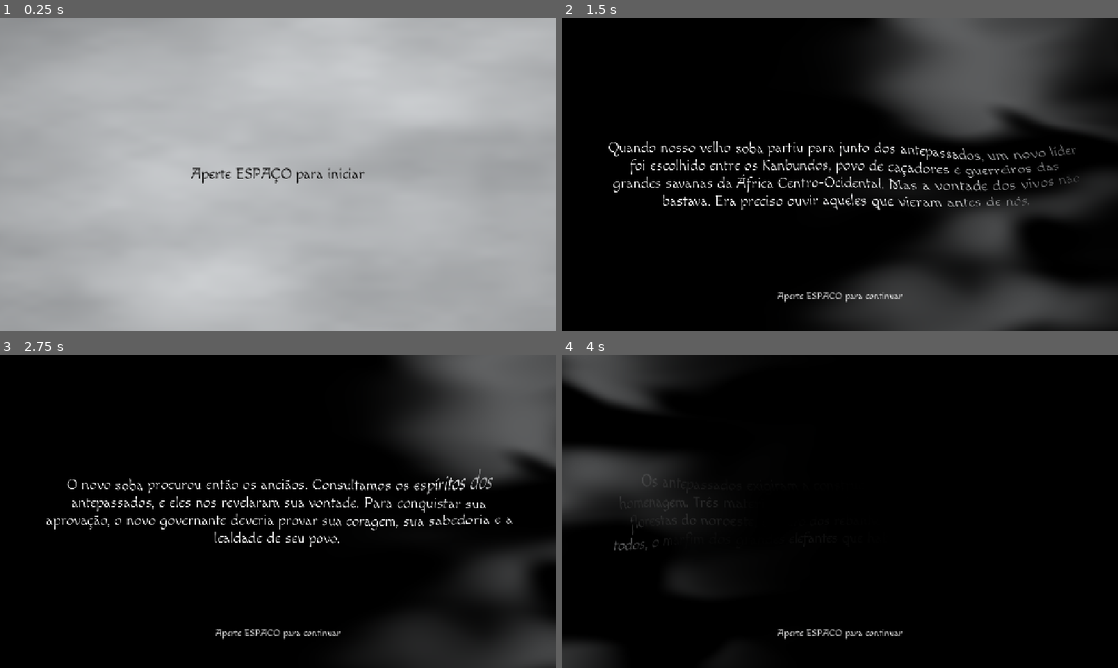
Above: before the commit, frames 1-4 (two rows, left to right).
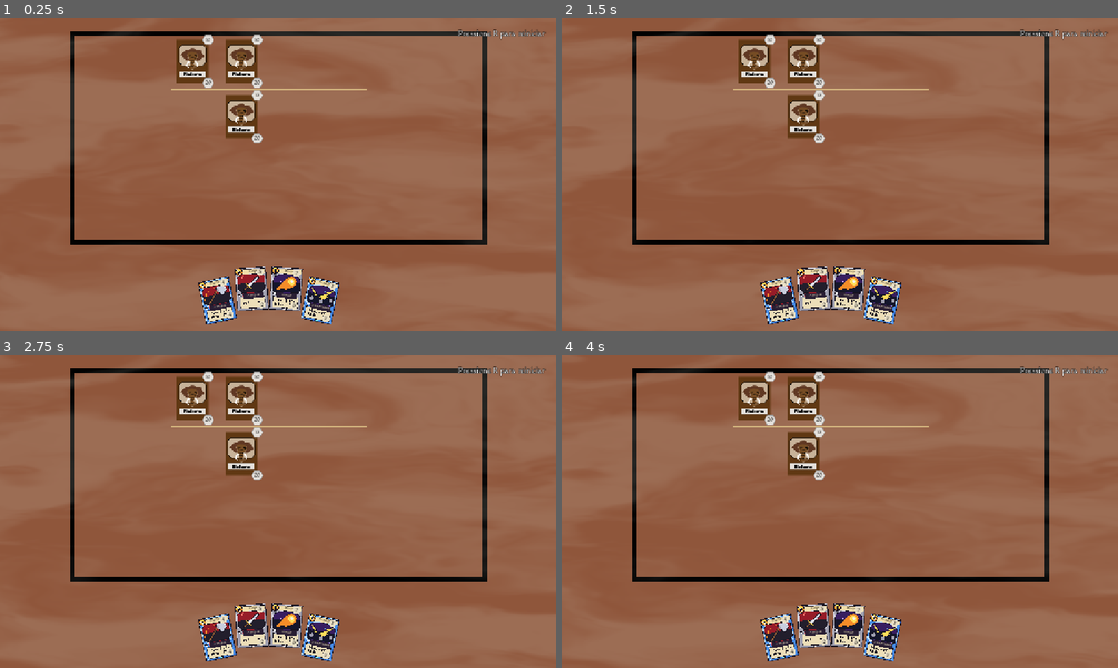
Above: after the commit, the same moments.

Repository: mateusluizfb/gamejam-gdv-nov-2026
Game: Godot game, scene res://game/main.tscn
Same seed, same stepped clock (60 frames per second), same inputs: the game is played once before the commit and once after it. Before the commit the project starts from res://ui/start_screen.tscn. Sound files missing from this copy of the repository are replaced by a short silence.
Inputs (mouse positions are in pixels of both pictures, inside the frame that each line leads up to):
- Up to frame 1 (0.25 s): no input
- Up to frame 2 (1.5 s): tap Space at 0.5, 0.77, 1.25 s; move the mouse to (962, 158) at 0.52 s; tap Enter at 0.6 s; click (962, 158) at 0.67 s; drag from (728, 190) to (812, 237) at 1.27 s
- Up to frame 3 (2.75 s): tap Space at 2 s; move the mouse to (333, 442) at 2.02 s; tap Enter at 2.1 s; click (333, 442) at 2.17 s
- Up to frame 4 (4 s): tap Space at 2.75, 3.5, 3.77 s; drag from (812, 574) to (673, 464) at 2.77 s; move the mouse to (1006, 558) at 3.52 s; tap Enter at 3.6 s; click (1006, 558) at 3.67 s

The runs differ from the first frame. In frame 1, 100% of the frame differs, in the area x 0-100%, y 0-100%; in frame 2, 98%; in frame 3, 98%; in frame 4, 98%.

Commit message:
adjust fog effect and cards

Diff:
--- a/cards/card.gd
+++ b/cards/card.gd
@@ -7,6 +7,7 @@
 const FOIL_SHADER = preload("res://cards/card.gdshader")
 const BONUS_COLOR := Color(0.13, 0.21, 0.45, 0.95)
 const PENALTY_COLOR := Color(0.5, 0.12, 0.1, 0.95)
+const ELEPHANT_DISPLAY_STRENGTH := 20
 
 var data: CardData
 var damage_bonus := 0
@@ -15,6 +16,7 @@
 
 @onready var sprite: Sprite2D = $Sprite2D
 @onready var hp_label: Label = $HP
+@onready var attack_label: Label = $Attack
 @onready var bonus_label: Label = $Bonus
 @onready var bonus_background: ColorRect = $BonusBackground
 @onready var name_label: Label = $CardName
@@ -58,6 +60,7 @@
 
 func refresh() -> void:
 	if is_node_ready() and data != null:
+		_refresh_stats()
 		name_label.text = data.display_name()
 		match data.type:
 			CardData.Type.ELEPHANT:
@@ -68,7 +71,6 @@
 				category_label.text = Text.get_text("category_trap")
 			_:
 				category_label.text = Text.get_text("category_attack")
-		hp_label.text = Text.get_text("card_hp") % data.current_hp
 		var penalty := _row_penalty()
 		bonus_label.visible = damage_bonus > 0 or penalty > 0
 		bonus_background.visible = bonus_label.visible
@@ -80,6 +82,23 @@
 			font_size -= 1
 		bonus_label.add_theme_font_size_override("font_size", font_size)
 
+func _refresh_stats() -> void:
+	var has_printed_hexagons := data.image_path == "res://assets/cards/elefante.png"
+	$NameBackground.visible = not has_printed_hexagons
+	$CategoryBackground.visible = not has_printed_hexagons
+	name_label.visible = not has_printed_hexagons
+	category_label.visible = not has_printed_hexagons
+	$HP/Hexagon.visible = not has_printed_hexagons
+	$Attack/Hexagon.visible = not has_printed_hexagons
+	var half_size := sprite.get_rect().size * sprite.scale.abs() * 0.5
+	var badge_x := half_size.x - 16.0
+	hp_label.position = Vector2(badge_x, -half_size.y + 12.5) - hp_label.size * 0.5
+	attack_label.position = Vector2(badge_x, half_size.y - 13.5) - attack_label.size * 0.5
+	hp_label.text = str(data.current_hp)
+	var row: int = data.board_position.y if data.board_position != null else -1
+	var strength := ELEPHANT_DISPLAY_STRENGTH if data.type == CardData.Type.ELEPHANT else data.attack_damage(row, damage_bonus)
+	attack_label.text = str(strength)
+
 func _row_penalty() -> int:
 	if data.board_position == null:
 		return 0
--- a/cards/card.tscn
+++ b/cards/card.tscn
@@ -4,9 +4,11 @@
 [ext_resource type="Script" uid="uid://do04btrux708r" path="res://cards/card.gd" id="1_rjlel"]
 
 [node name="Card" type="Node2D" unique_id=798521650]
+scale = Vector2(0.9, 0.9)
 script = ExtResource("1_rjlel")
 
 [node name="Sprite2D" type="Sprite2D" parent="." unique_id=437709349]
+texture_filter = 1
 scale = Vector2(1.25, 1.25)
 texture = ExtResource("1_kikvd")
 
@@ -44,25 +46,6 @@
 theme_override_font_sizes/font_size = 8
 horizontal_alignment = 1
 
-[node name="HPBackground" type="ColorRect" parent="." unique_id=41362250]
-offset_left = -32.0
-offset_top = 24.0
-offset_right = 32.0
-offset_bottom = 52.0
-mouse_filter = 2
-color = Color(0, 0, 0, 0.9)
-
-[node name="HP" type="Label" parent="." unique_id=532024948]
-offset_left = -32.0
-offset_top = 31.0
-offset_right = 32.0
-offset_bottom = 51.0
-theme_override_colors/font_color = Color(1, 1, 1, 1)
-theme_override_colors/font_outline_color = Color(0, 0, 0, 1)
-theme_override_constants/outline_size = 4
-theme_override_font_sizes/font_size = 15
-horizontal_alignment = 1
-
 [node name="BonusBackground" type="ColorRect" parent="." unique_id=160846055]
 visible = false
 offset_left = -32.0
@@ -83,3 +66,31 @@
 theme_override_constants/outline_size = 3
 theme_override_font_sizes/font_size = 13
 horizontal_alignment = 1
+
+[node name="HP" type="Label" parent="."]
+offset_right = 24.0
+offset_bottom = 20.0
+mouse_filter = 2
+theme_override_colors/font_color = Color(0, 0, 0, 1)
+theme_override_font_sizes/font_size = 13
+horizontal_alignment = 1
+vertical_alignment = 1
+
+[node name="Hexagon" type="Polygon2D" parent="HP"]
+show_behind_parent = true
+color = Color(0.92, 0.88, 0.78, 1)
+polygon = PackedVector2Array(1, 10, 6.5, 1, 17.5, 1, 23, 10, 17.5, 19, 6.5, 19)
+
+[node name="Attack" type="Label" parent="."]
+offset_right = 24.0
+offset_bottom = 20.0
+mouse_filter = 2
+theme_override_colors/font_color = Color(0, 0, 0, 1)
+theme_override_font_sizes/font_size = 13
+horizontal_alignment = 1
+vertical_alignment = 1
+
+[node name="Hexagon" type="Polygon2D" parent="Attack"]
+show_behind_parent = true
+color = Color(0.92, 0.88, 0.78, 1)
+polygon = PackedVector2Array(1, 10, 6.5, 1, 17.5, 1, 23, 10, 17.5, 19, 6.5, 19)
--- a/cards/card_data.gd
+++ b/cards/card_data.gd
@@ -30,3 +30,13 @@
 
 func display_name() -> String:
 	return Text.get_text(DISPLAY_NAMES[type])
+
+func attack_damage(row: int, bonus: int = 0) -> int:
+	match type:
+		Type.AXE:
+			return (AXE_BOTTOM_DAMAGE if row == 3 else AXE_UPPER_DAMAGE) + bonus
+		Type.SPEAR:
+			return (SPEAR_UPPER_DAMAGE if row != 3 and row != -1 else SPEAR_BOTTOM_DAMAGE) + bonus
+		Type.TRAP:
+			return TRAP_DAMAGE + bonus
+	return 0
--- a/game/card_manager.gd
+++ b/game/card_manager.gd
@@ -57,7 +57,7 @@
 	if result.has("error"):
 		_fail_startup(result["error"])
 		return
-	var cell_size := _get_cell_size()
+	var cell_size := _get_cell_size(result["records"])
 	if cell_size == Vector2.ZERO:
 		_fail_startup(Text.get_text("startup_no_sprite"))
 		return
@@ -113,13 +113,18 @@
 		error_label.text = Text.get_text("startup_error") % message
 		error_label.show()
 
-func _get_cell_size() -> Vector2:
-	var sample_card := CARD_SCENE.instantiate()
+func _get_cell_size(records: Array) -> Vector2:
+	var sample_card := CARD_SCENE.instantiate() as Node2D
 	var sprite := sample_card.get_node_or_null("Sprite2D") as Sprite2D
 	if sprite == null or sprite.get_rect().size.x <= 0 or sprite.get_rect().size.y <= 0:
 		sample_card.free()
 		return Vector2.ZERO
-	var size := sprite.get_rect().size * sprite.scale.abs() + Vector2(Board.COLUMN_GAP, Board.ROW_GAP)
+	var max_texture_size := sprite.get_rect().size
+	for record in records:
+		var card: CardData = record["card"]
+		var texture := load(card.image_path) as Texture2D
+		max_texture_size = max_texture_size.max(texture.get_size())
+	var size := max_texture_size * sprite.scale.abs() * sample_card.scale.abs() + Vector2(Board.COLUMN_GAP, Board.ROW_GAP)
 	sample_card.free()
 	return size
 
@@ -140,8 +145,9 @@
 	for card in card_views:
 		var view = card_views[card]
 		view.damage_bonus = state.damage_bonus if state.player.hand.has(card) else 0
+		view.damage_bonus = _card_damage_bonus(view)
 		view.refresh()
-		CardParticles.set_magic_buff(view, _card_damage_bonus(view) > 0)
+		CardParticles.set_magic_buff(view, view.damage_bonus > 0)
 	_refresh_targeting()
 	if is_instance_valid(dragged_card):
 		_update_drop_highlight()
--- a/game/field_mist.gdshader
+++ b/game/field_mist.gdshader
@@ -1,25 +1,11 @@
 shader_type canvas_item;
 render_mode unshaded;
 
-float noise(vec2 p) {
-	vec2 cell = floor(p);
-	vec2 f = fract(p);
-	f = f * f * (3.0 - 2.0 * f);
-	vec4 seeds = vec4(
-		dot(cell, vec2(127.1, 311.7)),
-		dot(cell + vec2(1.0, 0.0), vec2(127.1, 311.7)),
-		dot(cell + vec2(0.0, 1.0), vec2(127.1, 311.7)),
-		dot(cell + vec2(1.0), vec2(127.1, 311.7))
-	);
-	vec4 values = fract(sin(seeds) * 43758.5453);
-	return mix(mix(values.x, values.y, f.x), mix(values.z, values.w, f.x), f.y);
-}
+#include "res://game/mist_noise.gdshaderinc"
 
 void fragment() {
 	vec2 flow = UV * vec2(3.0, 7.0) - vec2(TIME * 0.025, TIME * 0.004);
-	float wisps = noise(flow) * 0.6;
-	wisps += noise(flow * 2.1 + vec2(4.3, -TIME * 0.01)) * 0.3;
-	wisps += noise(flow * 4.2 + vec2(-TIME * 0.025, 7.1)) * 0.1;
+	float wisps = mist_wisps(flow, TIME);
 	float mist = smoothstep(0.32, 0.75, wisps) * 0.18;
 	COLOR.rgb = mix(COLOR.rgb, vec3(0.84, 0.84, 0.78), mist);
 }
--- a/game/game_state.gd
+++ b/game/game_state.gd
@@ -85,15 +85,15 @@
 	changed.emit()
 	match card.type:
 		CardData.Type.AXE:
-			pending_damage = (CardData.AXE_BOTTOM_DAMAGE if cell.y == 3 else CardData.AXE_UPPER_DAMAGE) + damage_bonus
+			pending_damage = card.attack_damage(cell.y, damage_bonus)
 			phase = Phase.TARGETING
 			feedback.emit(Text.get_text("feedback_target_axe") % pending_damage)
 		CardData.Type.SPEAR:
-			pending_damage = (CardData.SPEAR_BOTTOM_DAMAGE if cell.y == 3 else CardData.SPEAR_UPPER_DAMAGE) + damage_bonus
+			pending_damage = card.attack_damage(cell.y, damage_bonus)
 			phase = Phase.TARGETING
 			feedback.emit(Text.get_text("feedback_target_spear") % pending_damage)
 		CardData.Type.TRAP:
-			pending_damage = CardData.TRAP_DAMAGE + damage_bonus
+			pending_damage = card.attack_damage(cell.y, damage_bonus)
 			_start_effect()
 		CardData.Type.MAGIC:
 			_start_effect()
--- a/project.godot
+++ b/project.godot
@@ -11,7 +11,7 @@
 [application]
 
 config/name="gamejam"
-run/main_scene="uid://bedvv4bhvaapi"
+run/main_scene="uid://deotlyst3v2p8"
 config/features=PackedStringArray("4.7", "Forward Plus")
 config/icon="res://icon.svg"
 
--- a/starting_cards.csv
+++ b/starting_cards.csv
@@ -1,8 +1,8 @@
 type,owner,zone,row,column,base_hp,image_path,board_rows,board_columns
 ,,,,,,,4,4
-elephant,enemy,board,0,0,10,res://assets/x1/action_cards/defense/block.png,,
-elephant,enemy,board,0,1,10,res://assets/x1/action_cards/defense/block.png,,
-elephant,enemy,board,1,1,13,res://assets/x1/action_cards/defense/block.png,,
+elephant,enemy,board,0,0,10,res://assets/cards/elefante.png,,
+elephant,enemy,board,0,1,10,res://assets/cards/elefante.png,,
+elephant,enemy,board,1,1,13,res://assets/cards/elefante.png,,
 axe,player,hand,,,4,res://assets/x1/action_cards/attack/cleave.png,,
 spear,player,hand,,,3,res://assets/x1/action_cards/attack/strike.png,,
 magic,player,hand,,,2,res://assets/x1/action_cards/magic/fireball.png,,
--- a/tests/card_manager_test.gd
+++ b/tests/card_manager_test.gd
@@ -47,13 +47,13 @@
 		["wrong side", valid.replace("elephant,enemy,board,0,0", "elephant,enemy,board,2,0")],
 		["wrong zone", valid.replace("axe,player,hand,,,", "axe,player,board,2,0,")],
 		["inconsistent player hp", valid + "axe,player,hand,,,5,res://assets/x1/action_cards/attack/cleave.png,,\n"],
-		["inconsistent image", valid.replace("elephant,enemy,board,0,0,10,res://assets/x1/action_cards/defense/block.png", "elephant,enemy,board,0,0,10,res://assets/x1/action_cards/attack/cleave.png")],
+		["inconsistent image", valid.replace("elephant,enemy,board,0,0,10,res://assets/cards/elefante.png", "elephant,enemy,board,0,0,10,res://assets/x1/action_cards/attack/cleave.png")],
 		["invalid hp", valid.replace("elephant,enemy,board,0,0,10", "elephant,enemy,board,0,0,0")],
-		["bad image", valid.replace("res://assets/x1/action_cards/defense/block.png", "res://missing.png")],
+		["bad image", valid.replace("res://assets/cards/elefante.png", "res://missing.png")],
 		["dimensions", valid.replace(",,,,,,,4,4", ",,,,,,,5,4")],
 		["missing board configuration", valid.replace(",,,,,,,4,4\n", "")],
 		["duplicate board configuration", valid + ",,,,,,,4,4\n"],
-		["dimensions on card", valid.replace("block.png,,", "block.png,4,4")],
+		["dimensions on card", valid.replace("elefante.png,,", "elefante.png,4,4")],
 		["malformed quote", valid.replace("elephant,enemy,board,0,0", "\"elephant,enemy,board,0,0")]
 	]
 	var test_path := "user://starting-cards-test-%d-%d.csv" % [OS.get_process_id(), Time.get_ticks_usec()]
--- a/tests/combat_test.gd
+++ b/tests/combat_test.gd
@@ -334,11 +334,11 @@
 	_check(material.get_shader_parameter("cursor_uv").is_equal_approx(Vector2(0.7, 0.3)), "Moving over a card should update its foil position.")
 	_motion(manager, second.get_global_transform_with_canvas() * Vector2.ZERO)
 	_check(first.scale.is_equal_approx(Vector2(0.8, 1.1)) and first.z_index == 3 and is_zero_approx(material.get_shader_parameter("foil_strength")), "Switching board cards should restore the first card and disable its foil.")
-	_check(second.scale.is_equal_approx(Vector2.ONE * 1.25), "The next board card should enlarge.")
+	_check(second.scale.is_equal_approx(Vector2.ONE * 0.9 * 1.25), "The next board card should enlarge.")
 	var hand_card: Node2D = manager.hand_layout.cards[0]
 	_motion(manager, hand_card.get_global_transform_with_canvas() * Vector2.ZERO)
 	var hand_material := hand_card.get_node("Sprite2D").material as ShaderMaterial
-	_check(second.scale.is_equal_approx(Vector2.ONE) and hand_material.get_shader_parameter("foil_strength") == 1.0, "Hand cards should receive foil while preserving their existing hover behavior.")
+	_check(second.scale.is_equal_approx(Vector2.ONE * 0.9) and hand_material.get_shader_parameter("foil_strength") == 1.0, "Hand cards should receive foil while preserving their existing hover behavior.")
 	var old_uv: Vector2 = hand_material.get_shader_parameter("cursor_uv")
 	hand_card._set_movement_position(hand_card.position + Vector2(0, 5))
 	_check(not hand_material.get_shader_parameter("cursor_uv").is_equal_approx(old_uv), "Foil should track a stationary cursor as the hovered card moves.")
@@ -352,9 +352,9 @@
 	hand_card.stop_moving()
 	hand_card.position = manager.board.cell_position(Vector2i(0, 2))
 	_motion(manager, hand_card.get_global_transform_with_canvas() * Vector2.ZERO)
-	_check(hand_card.scale.is_equal_approx(Vector2.ONE * 1.25) and hand_material.get_shader_parameter("foil_strength") == 1.0, "A played card should enlarge and show foil on the board, including while targeting.")
+	_check(hand_card.scale.is_equal_approx(Vector2.ONE * 0.9 * 1.25) and hand_material.get_shader_parameter("foil_strength") == 1.0, "A played card should enlarge and show foil on the board, including while targeting.")
 	manager.state.cancel_play()
-	_check(hand_card.scale.is_equal_approx(Vector2.ONE) and is_zero_approx(hand_material.get_shader_parameter("foil_strength")), "Returning a hovered board card to the hand should restore its transform and foil.")
+	_check(hand_card.scale.is_equal_approx(Vector2.ONE * 0.9) and is_zero_approx(hand_material.get_shader_parameter("foil_strength")), "Returning a hovered board card to the hand should restore its transform and foil.")
 	_motion(manager, first.get_global_transform_with_canvas() * Vector2.ZERO)
 	manager.state.set_card_hp(first.data, 0)
 	_check(manager.hovered_board_card == null and manager.foil_card == null, "Removing a hovered card should clear hover state.")
@@ -699,7 +699,7 @@
 	_check(axe.global_position.is_equal_approx(interrupted), "Canceling a moving card should return it from its current position.")
 	await create_timer(0.35).timeout
 	_check(manager.to_local(axe.global_position).is_equal_approx(manager.hand_layout.card_position(0)), "Canceled card should reach its hand position with transformed parents.")
-	_check(axe.scale.is_equal_approx(Vector2.ONE), "Returning a card should restore its original hand scale.")
+	_check(axe.scale.is_equal_approx(Vector2.ONE * 0.9), "Returning a card should restore its original hand scale.")
 	var spear = manager.hand_layout.cards[1]
 	var enemy: CardData = state.board[1][1]
 	var enemy_view: Node2D = manager.card_views[enemy]
@@ -1187,6 +1187,7 @@
 	Text.config.set_value("text", "tooltip_bonus", original_bonus)
 	tooltip.refresh()
 	_check(preview.damage_bonus == 2 and preview.bonus_label.text == spear.bonus_label.text, "Preview should update the displayed damage bonus.")
+	_check(preview.attack_label.text == "4" and spear.attack_label.text == "4", "The spear and its preview should show the boosted attack in the bottom hexagon.")
 	_check(text.get_content_height() <= text.size.y, "Tooltip text must fit without clipping.")
 	_check(tooltip._effect_description(axe.data, 2).contains("]6[/color] de dano") and tooltip._effect_description(axe.data, 2).contains("]4[/color] na linha 4"), "Axe tooltip should include its bonus on both rows.")
 	_check(tooltip._effect_description(trap.data, 2).contains("]7[/color] de dano"), "Trap tooltip should include the active bonus.")
@@ -1213,6 +1214,7 @@
 	manager.state.set_card_hp(enemy.data, 7)
 	_check(text.text.contains("]7[/color]"), "An open enemy tooltip should update its HP.")
 	_check(preview.hp_label.text == enemy.hp_label.text, "Preview should update the enemy's HP.")
+	_check(preview.hp_label.text == "7" and preview.attack_label.text == "20" and enemy.attack_label.text == "20" and not preview.get_node("HP/Hexagon").visible, "The elephant and its preview should show strength 20 in the printed hexagon.")
 	manager.position = Vector2(-450, -100)
 	await process_frame
 	var bounds: Rect2 = root.get_visible_rect()
--- a/ui/card_tooltip.gd
+++ b/ui/card_tooltip.gd
@@ -28,7 +28,7 @@
 
 func _ready() -> void:
 	preview = CARD_SCENE.instantiate() as CardView
-	preview.scale = Vector2.ONE * PREVIEW_SCALE
+	preview.scale *= PREVIEW_SCALE
 	preview.hide()
 	for child in preview.get_children():
 		if child is Control:
@@ -113,7 +113,7 @@
 	var board = manager.board
 	var columns: int = board.cards[0].size()
 	var board_top_right: Vector2 = board.cell_position(Vector2i(columns - 1, 0)) + Vector2(board.cell_size.x / 2.0, -board.cell_size.y / 2.0)
-	var preview_size := preview.sprite.get_rect().size * preview.sprite.scale.abs() * PREVIEW_SCALE
+	var preview_size := preview.sprite.get_rect().size * preview.sprite.scale.abs() * preview.scale.abs()
 	var desired: Vector2 = manager.get_global_transform_with_canvas() * board_top_right + preview_offset
 	var viewport := get_viewport_rect()
 	var top_left := Vector2(
--- a/ui/menu_mist.gdshader
+++ b/ui/menu_mist.gdshader
@@ -1,24 +1,12 @@
 shader_type canvas_item;
 render_mode unshaded;
 
-float noise(vec2 p) {
-	vec2 cell = floor(p);
-	vec2 f = fract(p);
-	f = f * f * (3.0 - 2.0 * f);
-	vec4 seeds = vec4(
-		dot(cell, vec2(127.1, 311.7)),
-		dot(cell + vec2(1.0, 0.0), vec2(127.1, 311.7)),
-		dot(cell + vec2(0.0, 1.0), vec2(127.1, 311.7)),
-		dot(cell + vec2(1.0), vec2(127.1, 311.7))
-	);
-	vec4 values = fract(sin(seeds) * 43758.5453);
-	return mix(mix(values.x, values.y, f.x), mix(values.z, values.w, f.x), f.y);
-}
+#include "res://game/mist_noise.gdshaderinc"
 
 void fragment() {
 	float aspect = SCREEN_PIXEL_SIZE.y / SCREEN_PIXEL_SIZE.x;
-	vec2 flow = UV * vec2(aspect * 3.0, 3.0) - vec2(TIME * 0.08, TIME * 0.025);
-	float mist = noise(flow) * 0.65 + noise(flow * 2.2 + vec2(4.3, TIME * 0.015)) * 0.35;
-	float density = smoothstep(0.28, 0.8, mist) * 0.26;
+	vec2 flow = UV * vec2(aspect * 2.2, 5.0) - vec2(TIME * 0.08, TIME * 0.025);
+	float mist = mist_wisps(flow, TIME);
+	float density = smoothstep(0.32, 0.72, mist) * 0.26;
 	COLOR = vec4(vec3(0.83, 0.86, 0.88), density * COLOR.a);
 }
--- a/ui/start_intro.gdshader
+++ b/ui/start_intro.gdshader
@@ -6,36 +6,13 @@
 uniform int transition_mode : hint_range(0, 2) = 0;
 uniform float transition_progress : hint_range(0.0, 1.0) = 0.0;
 
-float noise(vec2 p) {
-	vec2 cell = floor(p);
-	vec2 f = fract(p);
-	f = f * f * (3.0 - 2.0 * f);
-	vec4 seeds = vec4(
-		dot(cell, vec2(127.1, 311.7)),
-		dot(cell + vec2(1.0, 0.0), vec2(127.1, 311.7)),
-		dot(cell + vec2(0.0, 1.0), vec2(127.1, 311.7)),
-		dot(cell + vec2(1.0), vec2(127.1, 311.7))
-	);
-	vec4 values = fract(sin(seeds) * 43758.5453);
-	return mix(mix(values.x, values.y, f.x), mix(values.z, values.w, f.x), f.y);
-}
-
-float clouds(vec2 p) {
-	float value = 0.0;
-	float weight = 0.5;
-	for (int i = 0; i < 4; i++) {
-		value += noise(p) * weight;
-		p = p * 2.03 + vec2(5.2, 1.3);
-		weight *= 0.5;
-	}
-	return value;
-}
+#include "res://game/mist_noise.gdshaderinc"
 
 void fragment() {
 	vec2 centered = UV - vec2(0.5);
 	vec2 flow = UV * vec2(3.2, 4.6) - vec2(TIME * 0.35, TIME * 0.09);
-	float turbulence = clouds(flow);
-	float curls = clouds(flow * 1.8 + vec2(turbulence * 2.0, -turbulence));
+	float turbulence = mist_wisps(flow, TIME);
+	float curls = mist_fbm(flow * 1.8 + vec2(turbulence * 2.0, -turbulence));
 	float progress = transition_mode == 0 ? wind_progress : transition_progress;
 	float front = mix(-0.65, 1.65, progress);
 	float wind_x = UV.x + (turbulence - 0.45) * 0.3 + (curls - 0.45) * 0.12;
Not shown, added: game/mist_noise.gdshaderinc
Not shown, added: game/mist_noise.gdshaderinc.uid
